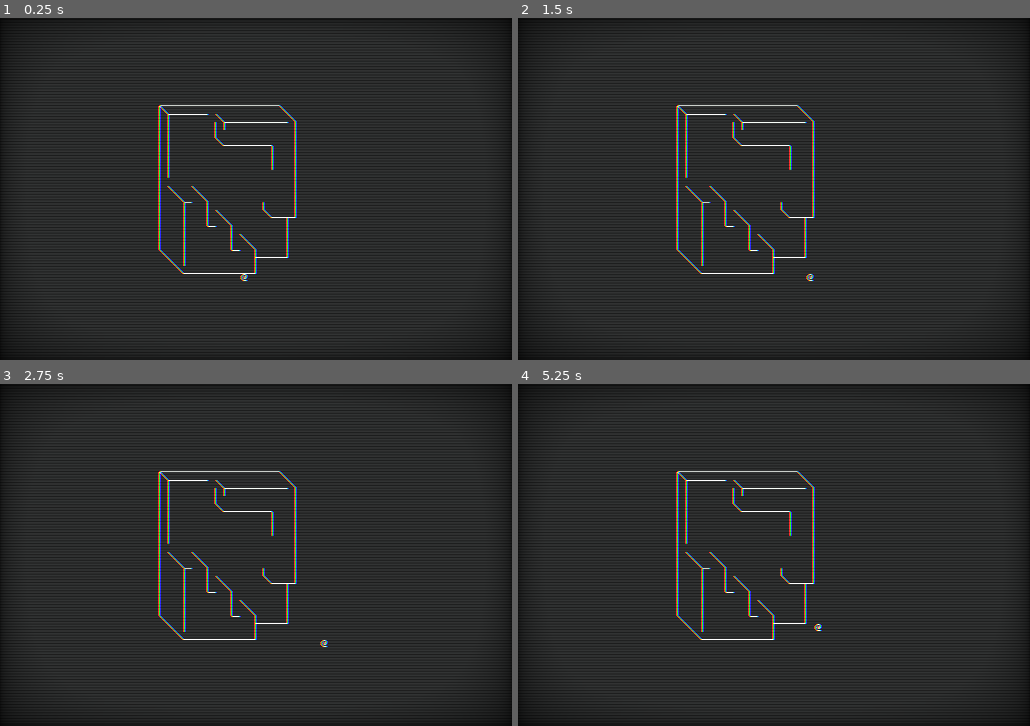
Above: before the commit, frames 1-4 (two rows, left to right).
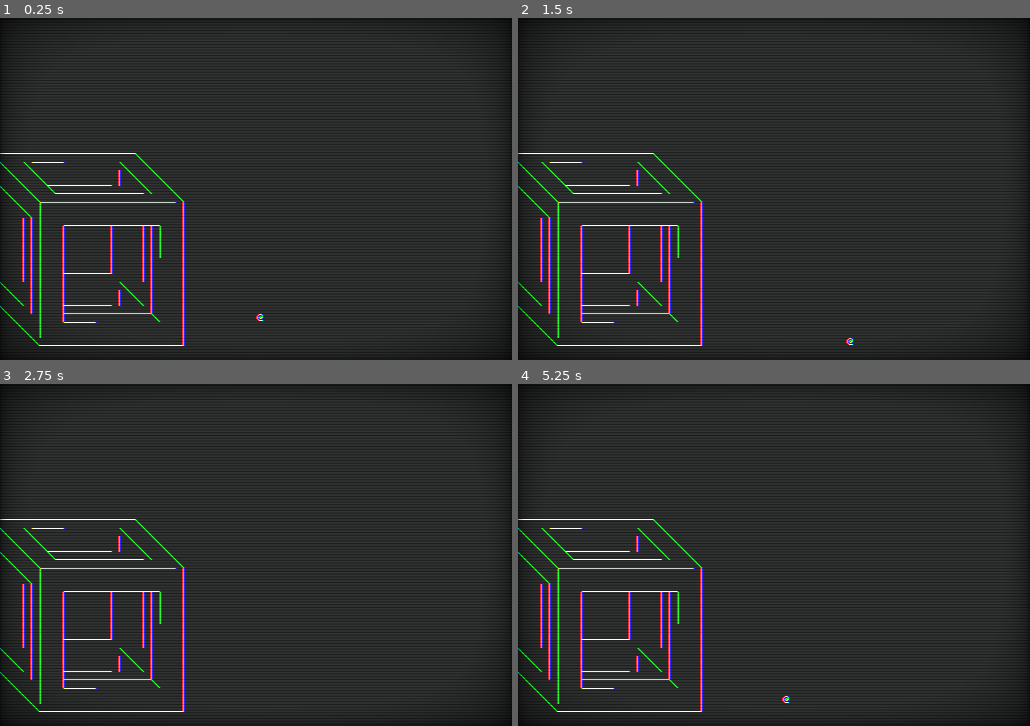
Above: after the commit, the same moments.

Repository: microaeris/ggj-2021
Game: Godot game, scene res://scenes/main.tscn
Two runs of this game, one before a commit and one after it. Both use one fixed random seed, a clock stepped at 60 frames per second and the inputs below. The project has no main scene, so this scene is started directly.
Inputs:
- Up to frame 1 (0.25 s): no input
- Up to frame 2 (1.5 s): tap Enter (ui_accept) at 0.5 s; hold Right (ui_right) 0.53-1.28 s; hold J (grab) 0.53-1.28 s; tap Space (jump) at 0.77 s; hold Down (ui_down) from 1.28 s (still down); tap J (grab) at 1.35 s
- Up to frame 3 (2.75 s): tap Space (jump) at 1.52 s; release Down (ui_down) at 2.03 s; hold Right (ui_right) from 2.03 s (still down); hold J (grab) from 2.03 s (still down)
- Up to frame 4 (5.25 s): release Right (ui_right) at 2.78 s; release J (grab) at 2.78 s; hold Up (ui_up) 2.78-3.53 s; tap J (grab) at 2.85, 4.35 s; tap Space (jump) at 3.02, 3.77, 4.52 s; tap Enter (ui_accept) at 3.5, 4.25 s; hold J (grab) 3.53-4.28 s; hold Left (ui_left) 3.53-5.03 s; hold Down (ui_down) from 5.03 s (still down); hold J (grab) from 5.03 s (still down)

The runs differ from the first frame. In frame 1, 3.6% of the frame differs, in the area x 0-59%, y 25-96%; in frame 2, 3.6%; in frame 3, 3.6%; in frame 4, 3.6%.

Commit message:
refactored camera logic

Diff:
--- a/components/ascii_renderer.tscn
+++ b/components/ascii_renderer.tscn
@@ -6,6 +6,7 @@
 [ext_resource path="res://assets/white.png" type="Texture" id=4]
 [ext_resource path="res://scripts/char_map.gd" type="Script" id=5]
 [ext_resource path="res://assets/crt.shader" type="Shader" id=6]
+[ext_resource path="res://scripts/camera.gd" type="Script" id=7]
 
 [sub_resource type="ShaderMaterial" id=1]
 shader = ExtResource( 6 )
@@ -80,5 +81,13 @@
 [node name="AudioStreamPlayer" type="AudioStreamPlayer" parent="."]
 volume_db = -24.0
 autoplay = true
+
+[node name="Camera" type="Control" parent="."]
+margin_right = 40.0
+margin_bottom = 40.0
+script = ExtResource( 7 )
+__meta__ = {
+"_edit_use_anchors_": false
+}
+[connection signal="new_map_loaded" from="Map" to="CharMap" method="_on_Map_new_map_loaded"]
 [connection signal="new_map_loaded" from="Map" to="." method="_on_Map_new_map_loaded"]
-[connection signal="new_map_loaded" from="Map" to="CharMap" method="_on_Map_new_map_loaded"]
--- /dev/null
+++ b/scripts/camera.gd
@@ -0,0 +1,23 @@
+extends Control
+
+## Locals
+
+# The voxel that is in the center of the screen
+var _camera_center_voxel_map_coords: Vector3 = Vector3(0,0,0)
+onready var map_node = $"../Map"
+
+
+## Builtin Callbacks
+
+func _ready():
+	pass
+
+##
+
+func set_camera_center(pos: Vector3) -> void:
+	assert(map_node.is_valid_pos(pos))
+	_camera_center_voxel_map_coords = pos
+
+
+func get_camera_center() -> Vector3:
+	return _camera_center_voxel_map_coords
--- a/scripts/main.gd
+++ b/scripts/main.gd
@@ -3,18 +3,26 @@
 ## Builtin Callbacks
 
 func _ready():
+#	var map_name = "TestMap1.map"   # TODO(jm) Don't hardcode
+#	$Renderer/Map.load_map(map_name)
+#	$Renderer.clear_screen_buffer()
+#	$Renderer.set_camera_center($Renderer/Map.get_center_pos())
+#	assert($Player.set_pos($Renderer/CharMap.convert_to_char_map_coords(Vector3(3, 4, 0))))  # TODO(aw) This value works for level 1. Don't hardcode...
+#	$Renderer.draw_map()
+#	print($Renderer.hash_screen_buffer())
+#	$Renderer.update_screen()
+
 	var map_name = "TestMap1.map"   # TODO(jm) Don't hardcode
 	$Renderer/Map.load_map(map_name)
 	$Renderer.clear_screen_buffer()
-	$Renderer.set_camera_center($Renderer/Map.get_center_pos())
-	assert($Player.set_pos($Renderer/CharMap.convert_to_char_map_coords(Vector3(3, 4, 0))))  # TODO(aw) This value works for level 1. Don't hardcode...
-#	var player_pos: Vector3 = $Renderer/Map.get_center_pos()
-#	player_pos.x *= 1.2
-#	assert($Player.set_pos($Renderer/CharMap.convert_to_char_map_coords(player_pos)))  # TODO(aw) This value works for cutout cube. don't hard code!
+	# $Renderer.set_camera_center($Renderer/Map.get_center_pos() + Vector3(0, 5, 0))
+	var player_pos: Vector3 = $Renderer/Map.get_center_pos()
+	player_pos.x *= 1.2
+	player_pos.z = 0
+	assert($Player.set_pos($Renderer/CharMap.convert_to_char_map_coords(player_pos)))  # TODO(aw) This value works for cutout cube. don't hard code!
 	$Renderer.draw_map()
 	print($Renderer.hash_screen_buffer())
 	$Renderer.update_screen()
-
 
 
 func _input(event):
--- a/scripts/map.gd
+++ b/scripts/map.gd
@@ -4,9 +4,9 @@
 # Maps, because too lazy to parse from file
 #const MAP_1_DATA = [[[0, 0, 0, 0, 0, 0, 0, 0], [0, 0, 0, 0, 0, 0, 0, 0], [0, 0, 0, 0, 0, 0, 0, 0], [0, 181, 181, 181,  …(689 unchanged characters)…
 # Level 1 map. This map is taken from PushMo
-const MAP_1_DATA = [[[0, 181, 181, 181,  …(985 unchanged characters)…
+#const MAP_1_DATA = [[[0, 181, 181, 181,  …(985 unchanged characters)…
 # Cut out cube
-#const MAP_1_DATA = [[[0, 0, 0, 0, 0, 0,  …(14071 unchanged characters)…
+const MAP_1_DATA = [[[0, 0, 0, 0, 0, 0,  …(14071 unchanged characters)…
 #var MAP_1_DATA: Array = [  # 3D array of bools. If >0, it means a vowel exists there.
 #	[
 #		[0, 0, 1, 0, 0, 1],
--- a/scripts/renderer.gd
+++ b/scripts/renderer.gd
@@ -132,8 +132,6 @@
 	CHAR_DIAG_STRIPES,
 	CHAR_FILLED_BLOCK,
 ]
-# The voxel that is in the center of the screen
-var _camera_center_voxel_map_coords: Vector3 = Vector3(0,0,0)
 
 # Coordinate system
 #	z - column
@@ -172,15 +170,6 @@
 #	update_screen()
 
 ##
-
-func set_camera_center(pos: Vector3) -> void:
-	assert($Map.is_valid_pos(pos))
-	_camera_center_voxel_map_coords = pos
-
-
-func get_camera_center(pos: Vector3) -> Vector3:
-	return _camera_center_voxel_map_coords
-
 
 func assign_voxel_to_pattern() -> void:
 	# Choose colors for Jordan's voxels
@@ -1079,7 +1068,7 @@
 	var top_left_of_camera_center_voxel: Vector2 = screen_center + Vector2(-2, -2)
 
 	# dist_between_voxel_and_camera_center_voxel
-	var dist: Vector3 = pos - _camera_center_voxel_map_coords
+	var dist: Vector3 = pos - $Camera.get_camera_center()
 
 	# Calculate if the voxel fits on the screen.
 	var screen_space_dist_x: int = dist.x * VOXEL_WIDTH
@@ -1200,4 +1189,4 @@
 	assign_voxel_to_pattern()
 
 	# Choose a default center
-	set_camera_center($Map.get_center_pos())
+	$Camera.set_camera_center($Map.get_center_pos() + Vector3(0, 5, 0))
Not shown: 1 places in components/ascii_renderer.tscn that only renumber resources
